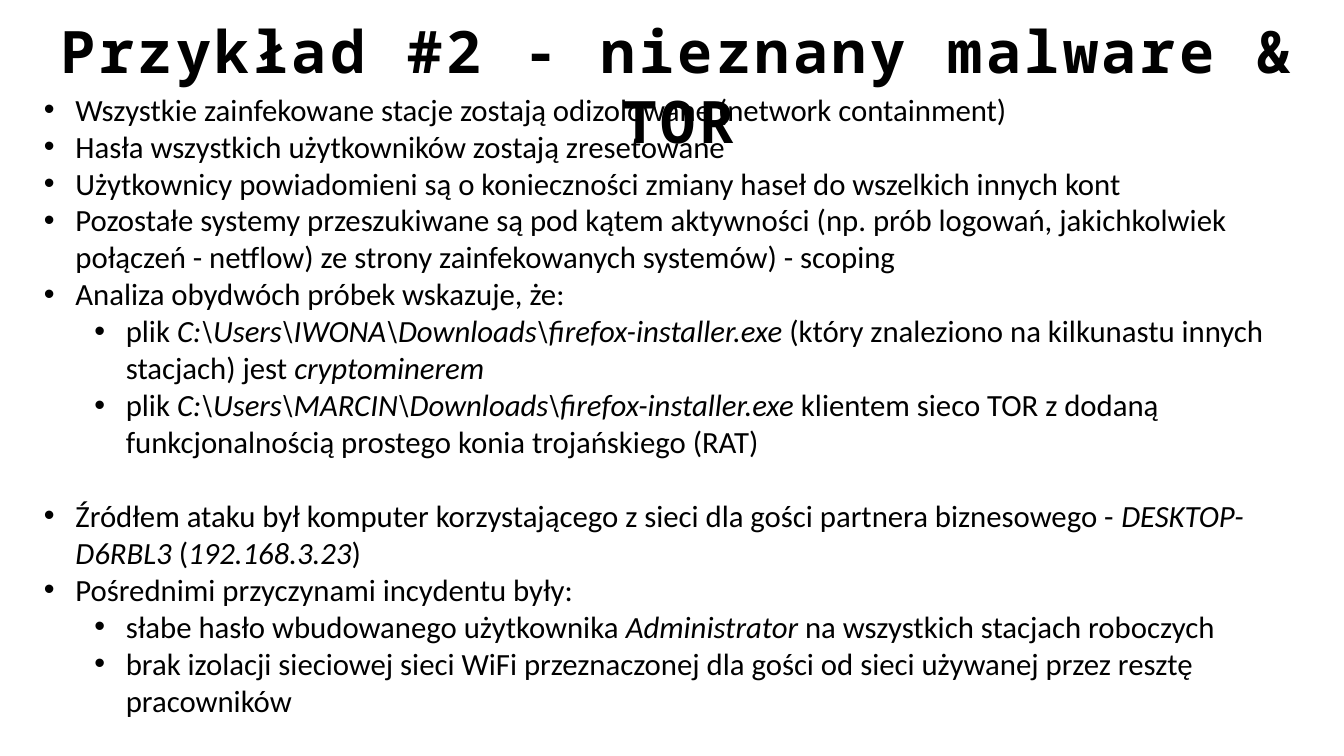
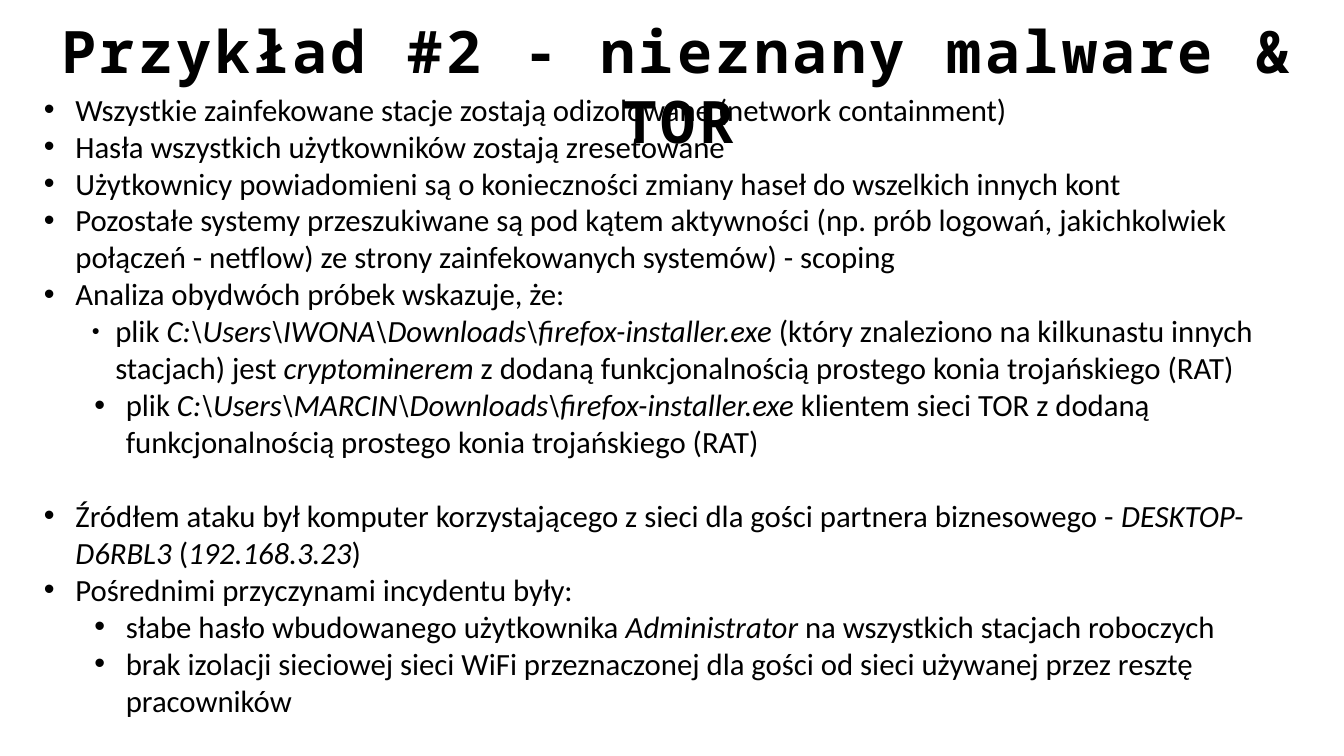
Before and after one commit to ewilded/DFIR, a slide deck: slide 39 of 6_Reagowanie_na_incydenty.pptx. Drawn at 1344x756 pixels with LibreOffice and Linux fonts; fonts in the diff are those of the drawing. Boxes give left, top, right and bottom in pixels: in the first picture for what was removed or moved away, otherwise in the second. Text is boxed around its words. In the diff, an @@ line names an element or a change of style, - is before the commit and + after.

```diff
--- a/6_Reagowanie_na_incydenty.pptx
+++ b/6_Reagowanie_na_incydenty.pptx
@@ text at [115,319,1252,459]: text changed @@
-  • plik C:\Users\IWONA\Downloads\firefox-installer.exe (który znaleziono na kilkunastu innych stacjach) jest cryptominerem
-  • plik C:\Users\MARCIN\Downloads\firefox-installer.exe klientem sieco TOR z dodaną funkcjonalnością prostego konia trojańskiego (RAT)
+    ● plik C:\Users\IWONA\Downloads\firefox-installer.exe (który znaleziono na kilkunastu innych stacjach) jest cryptominerem z dodaną funkcjonalnością prostego konia trojańskiego (RAT)
+  • plik C:\Users\MARCIN\Downloads\firefox-installer.exe klientem sieci TOR z dodaną funkcjonalnością prostego konia trojańskiego (RAT)
```
Also in this commit, not shown: 17 other slides changed, 4 other files.
